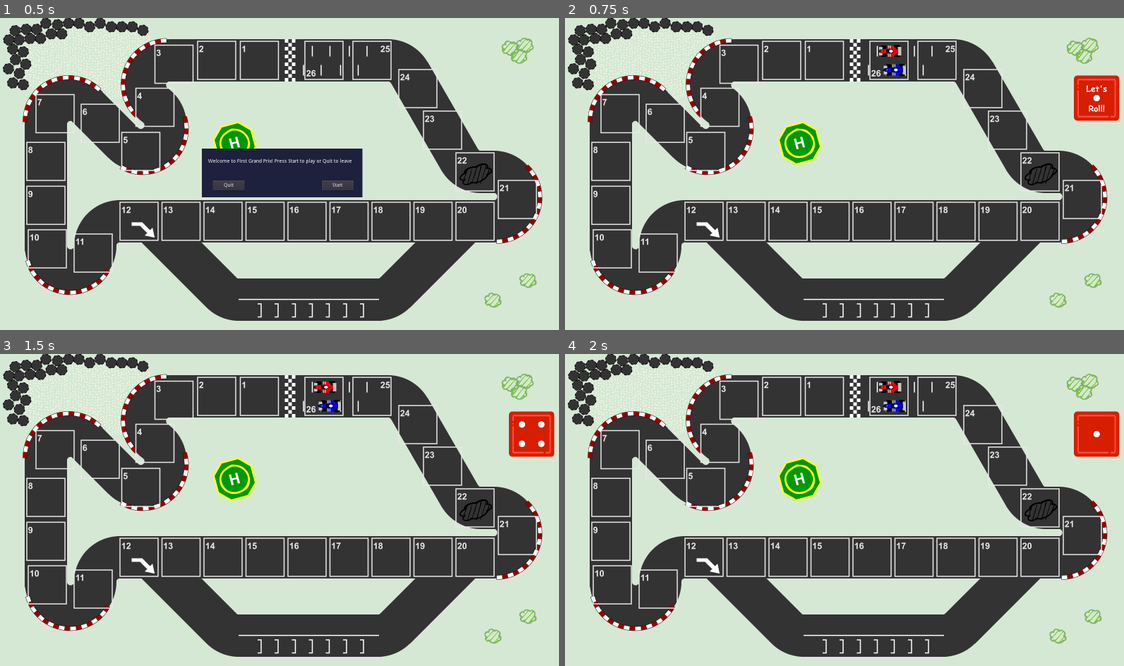
Above: before the commit, frames 1-4 (two rows, left to right).
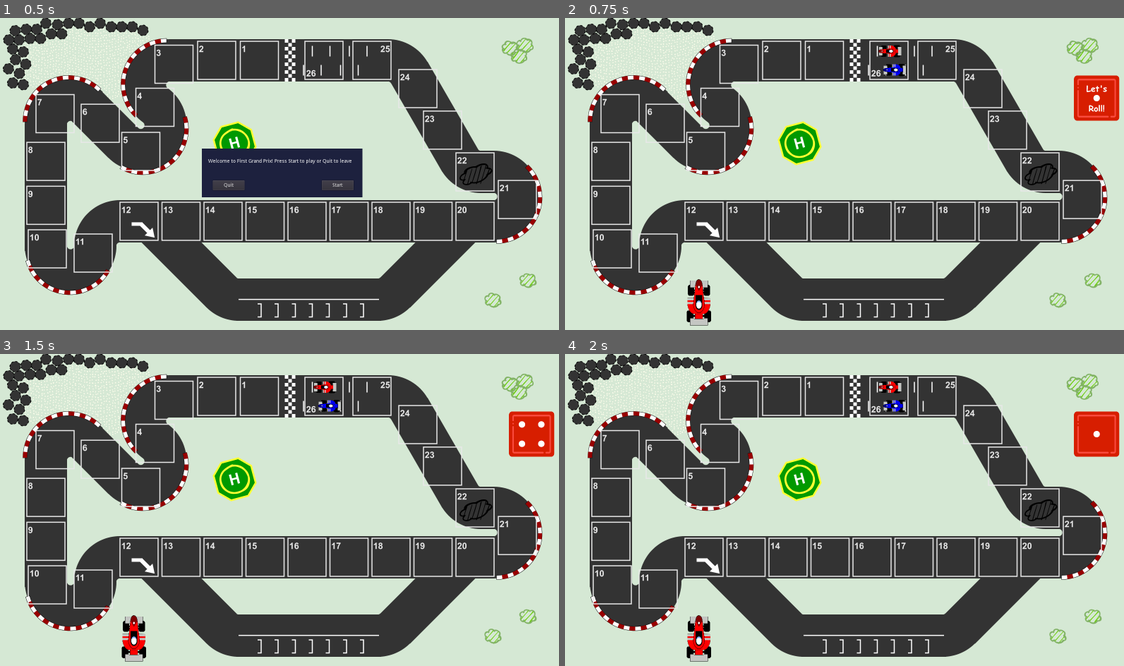
Above: after the commit, the same moments.

Repository: gabriele-costa/fgp
Game: Godot game, scene res://welcome/welcome.tscn
Same seed, same stepped clock (60 frames per second), same inputs: the game is played once before the commit and once after it.
Inputs (mouse positions are in pixels of both pictures, inside the frame that each line leads up to):
- Up to frame 1 (0.5 s): no input
- Up to frame 2 (0.75 s): click "Start" at 0.5 s
- Up to frame 3 (1.5 s): click (531, 435) at 1.25 s
- Up to frame 4 (2 s): no input

Frame 1 is identical in both runs. In frame 2, 0.6% of the frame differs, in the area x 21-27%, y 83-99%; in frame 3, 0.6%; in frame 4, 0.6%.

Commit message:
penalty added

Diff:
--- a/FirstGranPrix/main/board.gd
+++ b/FirstGranPrix/main/board.gd
@@ -1,4 +1,7 @@
 extends Sprite
+
+const pen_tile = [12,22]
+const pen_turns = [2,1]
 
 # Called when the node enters the scene tree for the first time.
 func _ready():
@@ -11,7 +14,13 @@
 	var next_sprite = get_next(car, current_position, steps)
 	current_sprite.set_visible(false)
 	next_sprite.set_visible(true)
-	Model.tile[car] += steps
+	Model.tile[car] = current_position + steps
+
+	# penalty system
+	var index = pen_tile.find(Model.tile[car])
+	if index >= 0:
+		Model.penalty[car] = pen_turns[index]
+
 
 # Cars start from tile 26
 func get_current(car, tile):
--- a/FirstGranPrix/main/main.tscn
+++ b/FirstGranPrix/main/main.tscn
@@ -386,8 +386,8 @@
 [node name="rollbutton" type="TextureButton" parent="board"]
 margin_left = 2885.01
 margin_top = 326.125
-margin_right = 3397.01
-margin_bottom = 838.125
+margin_right = 3399.01
+margin_bottom = 840.125
 rect_scale = Vector2( 0.5, 0.5 )
 texture_normal = ExtResource( 12 )
 script = ExtResource( 2 )
@@ -424,4 +424,18 @@
 visible = false
 texture = ExtResource( 3 )
 centered = false
+
+[node name="turn_node" type="Node2D" parent="board"]
+position = Vector2( 688.823, 1480.78 )
+
+[node name="turn_car1" type="Sprite" parent="board/turn_node"]
+scale = Vector2( 0.4, 0.6 )
+texture = ExtResource( 10 )
+centered = false
+
+[node name="turn_car2" type="Sprite" parent="board/turn_node"]
+visible = false
+scale = Vector2( 0.4, 0.6 )
+texture = ExtResource( 9 )
+centered = false
 [connection signal="pressed" from="board/rollbutton" to="board/rollbutton" method="on_pressed"]
--- a/FirstGranPrix/main/rollbutton.gd
+++ b/FirstGranPrix/main/rollbutton.gd
@@ -6,6 +6,7 @@
 const rolls = 10
 const epsilon = 0.2
 
+# alternative: onready var dice = get_children()
 var dice
 
 # Called when the node enters the scene tree for the first time.
@@ -25,13 +26,12 @@
 	yield(move_car(steps), "completed")
 
 	# STEP 4: swap turn
-	Model.swap()
+	swap()
 
 	self.disabled = false # ready for next round
 
 # This function is for dice animation
 # input:
-# - dice: an array containing the dice faces sprites
 # - last: the last face to appear
 # output:
 # - nothing
@@ -43,8 +43,21 @@
 		dice[d].set_visible(false)
 	dice[last].set_visible(true)
 
+# This function is for car movement animation
 func move_car(steps):
 	get_parent().move_car(steps)
 	yield(get_tree().create_timer(car_delay), "timeout")
 	dice[steps-1].set_visible(false)
 	#yield(get_tree(), "idle_frame")
+
+# This function is for turn swap animation
+func swap():
+	var turn_cars = get_parent().get_node("turn_node").get_children()
+	turn_cars[Model.turn].visible = false
+	Model.swap()
+	turn_cars[Model.turn].visible = true
+
+	# handle penalties
+	if Model.penalty[Model.turn] > 0:
+		Model.penalty[Model.turn] -= 1
+		swap() # Recursive function!
